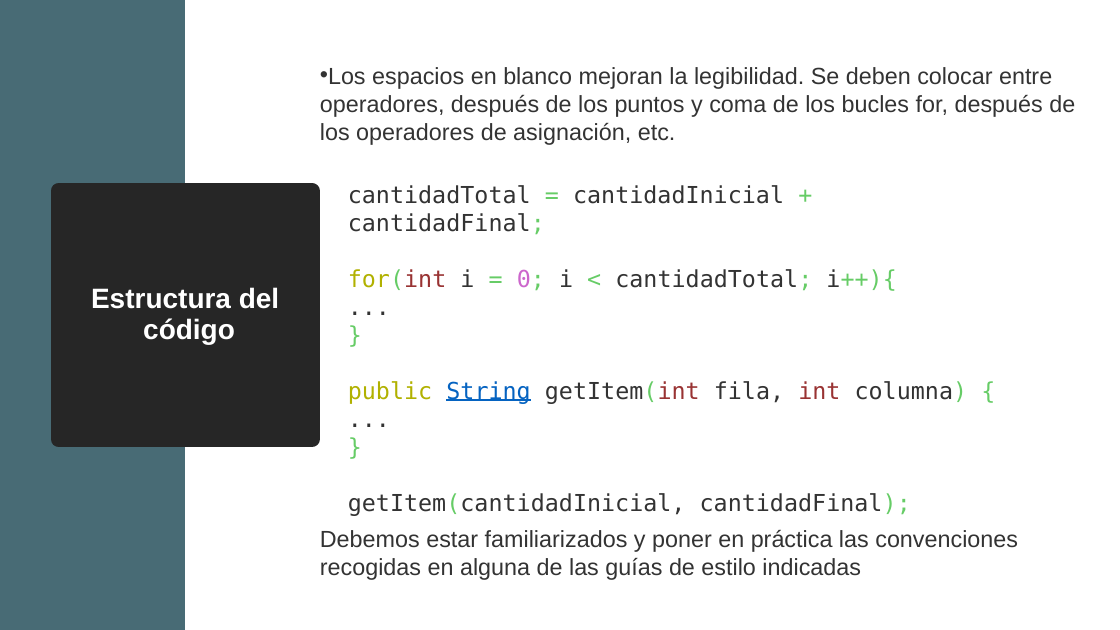
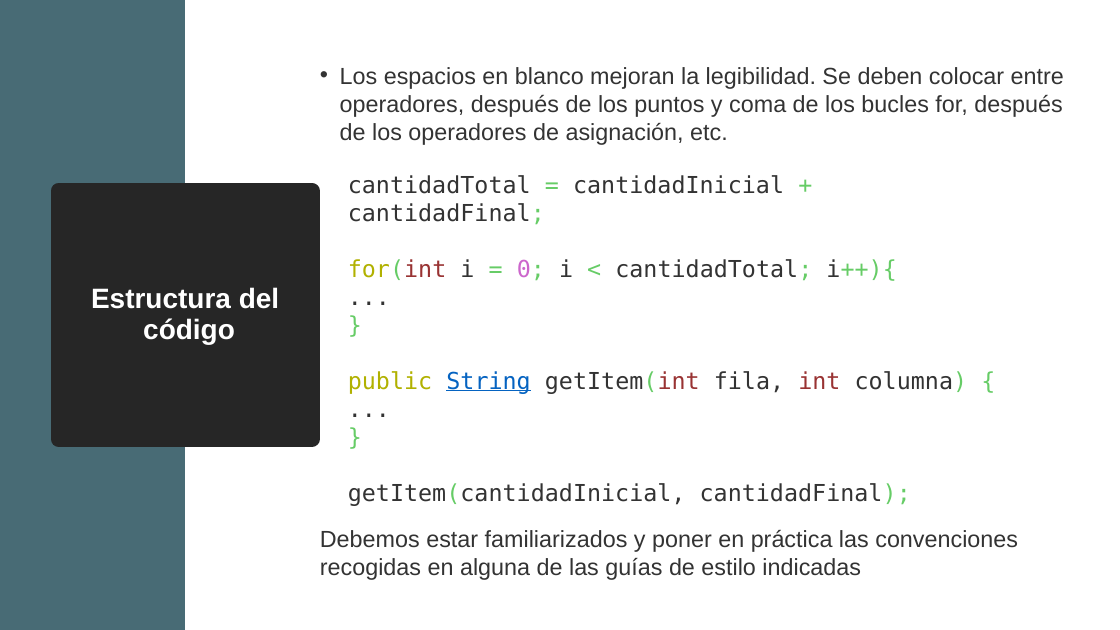
Before and after one commit to davCesur/gestionEquiposDAWEquipo4JAVA, a slide deck: slide 20 of Introducción a TDD.pptx. Drawn at 1120x630 pixels with LibreOffice and Linux fonts; fonts in the diff are those of the drawing. Boxes give left, top, right and bottom in pixels: in the first picture for what was removed or moved away, otherwise in the second. Text is boxed around its words. In the diff, an @@ line names an element or a change of style, - is before the commit and + after.

```diff
--- a/Introducción a TDD.pptx
+++ b/Introducción a TDD.pptx
@@ text "Los espacios en blanco mejoran ..." at <box>340,67,1064,145</box>: indent changed @@
@@ text "cantidadTotal = cantidadInicial + cantidadFinal;": place and size @@
-text "cantidadTotal = cantidadInicial + cantidadFinal;" at <box>348,185,968,516</box>
+text "cantidadTotal = cantidadInicial + cantidadFinal;" at <box>348,175,968,506</box>
```
Also in this commit, not shown: 60 other slides changed.
